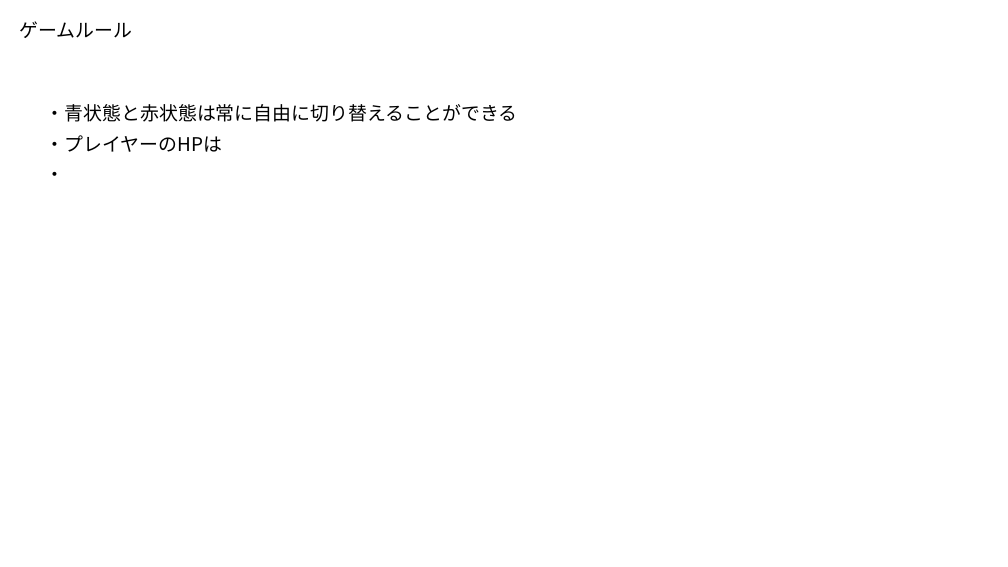
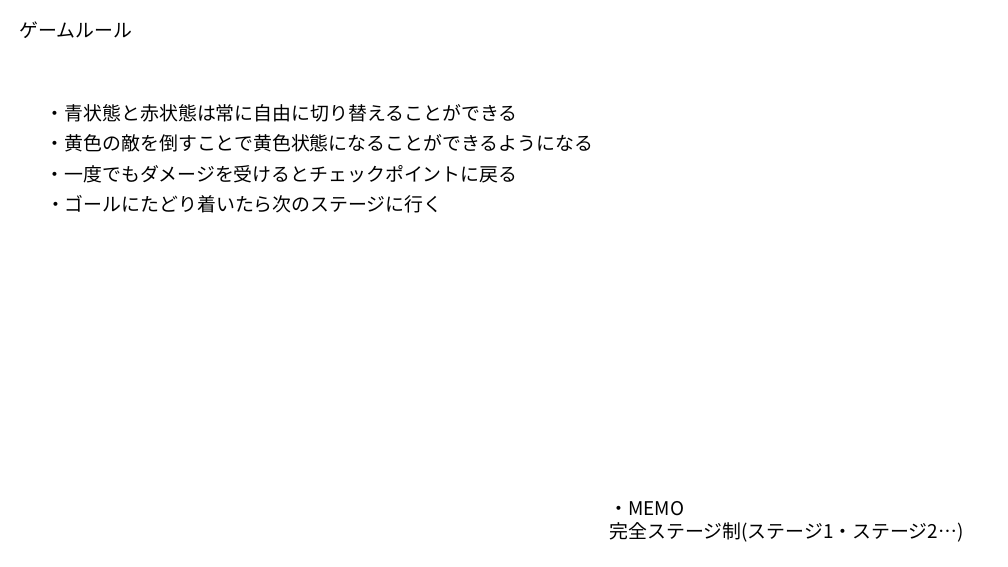
Before and after one commit to Akiyoshi-2/GameProbuctionPractice1, a slide deck: slide 1 of 仕様書/ゲームルール.pptx. Drawn at 1008x567 pixels with LibreOffice and Linux fonts; fonts in the diff are those of the drawing. Boxes give left, top, right and bottom in pixels: in the first picture for what was removed or moved away, otherwise in the second. Text is boxed around its words. In the diff, an @@ line names an element or a change of style, - is before the commit and + after.

Commit message:
aaa

```diff
--- a/仕様書/ゲームルール.pptx
+++ b/仕様書/ゲームルール.pptx
@@ text added at [46,134,593,152], 18 pt, text #000000 @@
+・黄色の敵を倒すことで黄色状態になることができるようになる
@@ text at [46,165,518,183]: text changed @@
-・プレイヤーのHPは
+・一度でもダメージを受けるとチェックポイントに戻る
@@ text removed at [46,172,65,176] @@
-・
@@ text added at [46,195,443,213], 18 pt, text #000000 @@
+・ゴールにたどり着いたら次のステージに行く
@@ text added at [610,501,964,542], 18 pt, text #000000 @@
+・MEMO
+完全ステージ制(ステージ1・ステージ2…)
```
Also in this commit, not shown: 2 slides added.
